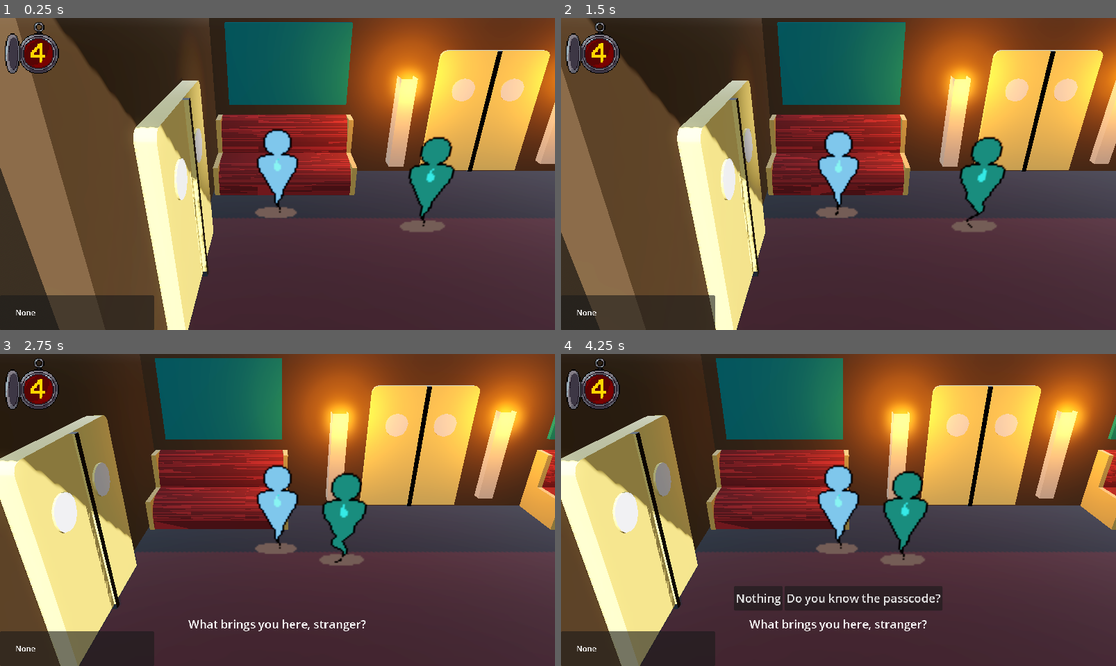
Above: before the commit, frames 1-4 (two rows, left to right).
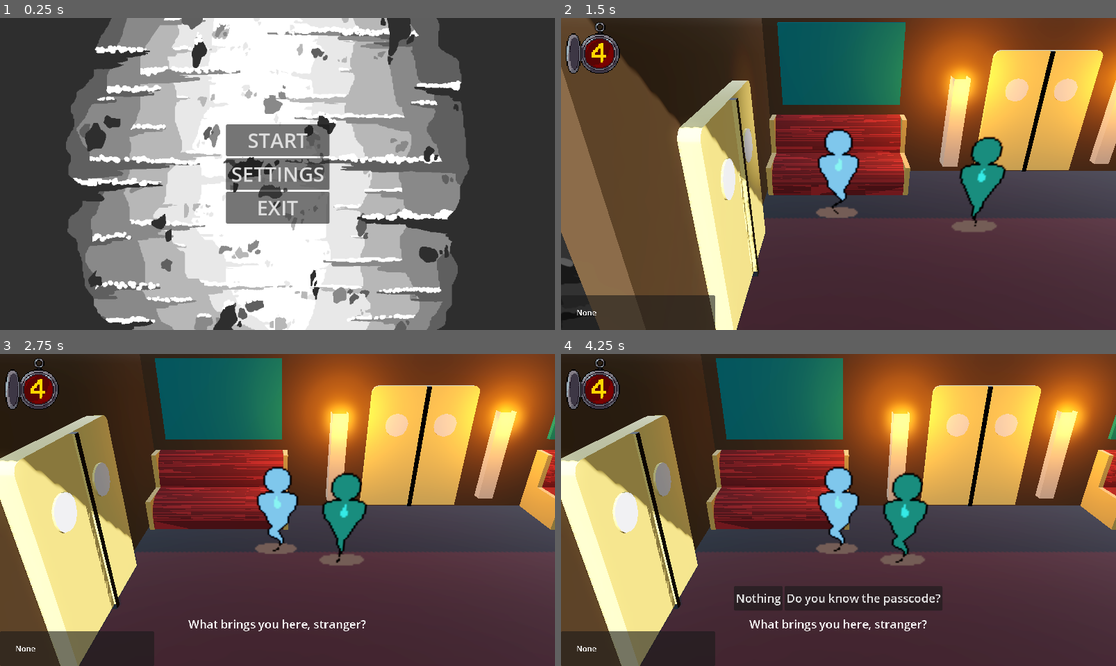
Above: after the commit, the same moments.

Repository: ketzzz-dev/dev-con-project
Game: Godot game, scene res://scenes/ui/screens/main_menu.tscn
Same seed, same stepped clock (60 frames per second), same inputs: the game is played once before the commit and once after it. Before the commit the project starts from res://scenes/world/levels/level_01.tscn.
Inputs (mouse positions are in pixels of both pictures, inside the frame that each line leads up to):
- Up to frame 1 (0.25 s): no input
- Up to frame 2 (1.5 s): click (838, 139) at 0.5 s, where only the run after the commit has a clickable "START"; tap Enter (ui_accept) at 1.25 s; hold D (move_right) from 1.28 s (still down); hold F (interact) from 1.28 s (still down)
- Up to frame 3 (2.75 s): tap Enter (ui_accept) at 1.52, 2.27 s; release D (move_right) at 2.03 s; release F (interact) at 2.03 s; hold S (move_down) from 2.03 s (still down); tap F (interact) at 2.1 s
- Up to frame 4 (4.25 s): release S (move_down) at 2.78 s; hold D (move_right) 2.78-3.53 s; hold F (interact) 2.78-3.53 s; hold W (move_up) from 3.53 s (still down); tap F (interact) at 3.6 s; tap Enter (ui_accept) at 3.77 s

The runs differ from the first frame. In frame 1, 94% of the frame differs, in the area x 0-100%, y 0-100%; in frame 2, 0.7%; in frame 3, 0.5%; in frame 4, 0.8%.

Commit message:
sdf

Diff:
--- a/project.godot
+++ b/project.godot
@@ -11,7 +11,7 @@
 [application]
 
 config/name="dev-con-project"
-run/main_scene="uid://c72xefodcp18n"
+run/main_scene="uid://cnyua5su0laqs"
 config/features=PackedStringArray("4.4", "Forward Plus")
 boot_splash/show_image=false
 config/icon="res://icon.svg"
--- a/scenes/ui/screens/main_menu.tscn
+++ b/scenes/ui/screens/main_menu.tscn
@@ -1,9 +1,15 @@
-[gd_scene load_steps=5 format=3 uid="uid://cnyua5su0laqs"]
+[gd_scene load_steps=11 format=3 uid="uid://cnyua5su0laqs"]
 
 [ext_resource type="Script" uid="uid://cayb4i5i450b0" path="res://scripts/ui/main_menu.gd" id="1_l6cm7"]
 [ext_resource type="AudioStream" uid="uid://f86q66styjfp" path="res://assets/audio/sfx/button.wav" id="2_ekxnf"]
-[ext_resource type="AudioStream" uid="uid://crmf1crv8hwuu" path="res://assets/audio/music/corridor_of_sorrow.mp3" id="3_bqqt6"]
+[ext_resource type="AudioStream" uid="uid://badff3jdyot8e" path="res://assets/audio/music/LOopO.mp3" id="3_xfokr"]
 [ext_resource type="Script" uid="uid://djctostway555" path="res://scripts/ui/volume_slider.gd" id="4_wu84c"]
+[ext_resource type="Texture2D" uid="uid://dr1l0ipcxg1r7" path="res://assets/sprites/BG1.png" id="5_tc0aq"]
+[ext_resource type="Texture2D" uid="uid://txutubn7gro1" path="res://assets/sprites/BG2.png" id="6_xfokr"]
+[ext_resource type="Texture2D" uid="uid://dl52iavum8h3c" path="res://assets/sprites/BG3.png" id="7_rug1w"]
+[ext_resource type="Texture2D" uid="uid://rk0qluiqqhj8" path="res://assets/sprites/BG4.png" id="8_o5dwp"]
+[ext_resource type="Texture2D" uid="uid://1nfksrym47wv" path="res://assets/sprites/BG5.png" id="9_cjlfn"]
+[ext_resource type="Texture2D" uid="uid://ctq0ajpioyfbj" path="res://assets/sprites/BG6.png" id="10_nw5df"]
 
 [node name="MainMenu" type="Control"]
 layout_mode = 3
@@ -13,7 +19,7 @@
 grow_horizontal = 2
 grow_vertical = 2
 script = ExtResource("1_l6cm7")
-sceneName = "test2"
+sceneName = "level_01"
 
 [node name="VBoxContainer" type="VBoxContainer" parent="."]
 layout_mode = 1
@@ -52,8 +58,10 @@
 bus = &"sfx"
 
 [node name="BGM" type="AudioStreamPlayer2D" parent="Audio"]
-stream = ExtResource("3_bqqt6")
+stream = ExtResource("3_xfokr")
+autoplay = true
 bus = &"bgm"
+parameters/looping = true
 
 [node name="AudioPanel" type="Panel" parent="."]
 visible = false
@@ -128,6 +136,44 @@
 theme_override_font_sizes/font_size = 42
 text = "LEAVE"
 
+[node name="Node2D" type="Node2D" parent="."]
+
+[node name="Sprite2D" type="Sprite2D" parent="Node2D"]
+z_index = -7
+position = Vector2(576, 324)
+scale = Vector2(0.6, 0.6)
+texture = ExtResource("5_tc0aq")
+
+[node name="Sprite2D2" type="Sprite2D" parent="Node2D"]
+z_index = -6
+position = Vector2(576, 324)
+scale = Vector2(0.6, 0.6)
+texture = ExtResource("6_xfokr")
+
+[node name="Sprite2D3" type="Sprite2D" parent="Node2D"]
+z_index = -5
+position = Vector2(576, 324)
+scale = Vector2(0.6, 0.6)
+texture = ExtResource("7_rug1w")
+
+[node name="Sprite2D4" type="Sprite2D" parent="Node2D"]
+z_index = -4
+position = Vector2(576, 324)
+scale = Vector2(0.6, 0.6)
+texture = ExtResource("8_o5dwp")
+
+[node name="Sprite2D5" type="Sprite2D" parent="Node2D"]
+z_index = -3
+position = Vector2(576, 324)
+scale = Vector2(0.6, 0.6)
+texture = ExtResource("9_cjlfn")
+
+[node name="Sprite2D6" type="Sprite2D" parent="Node2D"]
+z_index = -2
+position = Vector2(576, 324)
+scale = Vector2(0.6, 0.6)
+texture = ExtResource("10_nw5df")
+
 [connection signal="pressed" from="VBoxContainer/Start" to="." method="_on_start_pressed"]
 [connection signal="pressed" from="VBoxContainer/Settings" to="." method="_on_settings_pressed"]
 [connection signal="pressed" from="VBoxContainer/Exit" to="." method="_on_exit_pressed"]
--- a/scenes/world/entities/player.tscn
+++ b/scenes/world/entities/player.tscn
@@ -1,8 +1,14 @@
-[gd_scene load_steps=11 format=3 uid="uid://cwirmhm0gp358"]
+[gd_scene load_steps=17 format=3 uid="uid://cwirmhm0gp358"]
 
 [ext_resource type="Texture2D" uid="uid://w05wmklbrabd" path="res://assets/sprites/Player.png" id="1_30u66"]
+[ext_resource type="Texture2D" uid="uid://dr1l0ipcxg1r7" path="res://assets/sprites/BG1.png" id="4_d21hd"]
 [ext_resource type="Script" uid="uid://kks6g61gxan0" path="res://scripts/entities/player/player_movement.gd" id="4_fjrip"]
+[ext_resource type="Texture2D" uid="uid://txutubn7gro1" path="res://assets/sprites/BG2.png" id="5_sovnb"]
+[ext_resource type="Texture2D" uid="uid://dl52iavum8h3c" path="res://assets/sprites/BG3.png" id="6_aijal"]
 [ext_resource type="Script" uid="uid://dvtnsxc36jod8" path="res://scripts/entities/player/player_interactor.gd" id="6_ur7pv"]
+[ext_resource type="Texture2D" uid="uid://rk0qluiqqhj8" path="res://assets/sprites/BG4.png" id="7_vlshd"]
+[ext_resource type="Texture2D" uid="uid://1nfksrym47wv" path="res://assets/sprites/BG5.png" id="8_ghcoa"]
+[ext_resource type="Texture2D" uid="uid://ctq0ajpioyfbj" path="res://assets/sprites/BG6.png" id="9_4enbs"]
 
 [sub_resource type="CylinderShape3D" id="CylinderShape3D_bl13t"]
 height = 1.0
@@ -89,4 +95,37 @@
 sprite_frames = SubResource("SpriteFrames_sovnb")
 autoplay = "default"
 
+[node name="Node3D" type="Node3D" parent="."]
+transform = Transform3D(25, 0, 0, 0, 25, 0, 0, 0, 25, 0, -135.777, -101.111)
+
+[node name="Sprite3D" type="Sprite3D" parent="Node3D"]
+transform = Transform3D(1, 0, 0, 0, 1, 0, 0, 0, 1, 0, 0, -1.27776)
+modulate = Color(0.244776, 0.244776, 0.244776, 1)
+texture = ExtResource("9_4enbs")
+
+[node name="Sprite3D2" type="Sprite3D" parent="Node3D"]
+transform = Transform3D(1, 0, 0, 0, 1, 0, 0, 0, 1, 0, 0, -1.80086)
+modulate = Color(0.28485, 0.28485, 0.28485, 1)
+texture = ExtResource("8_ghcoa")
+
+[node name="Sprite3D3" type="Sprite3D" parent="Node3D"]
+transform = Transform3D(1, 0, 0, 0, 1, 0, 0, 0, 1, 0, 0, -2.60135)
+modulate = Color(0.329158, 0.329158, 0.329158, 1)
+texture = ExtResource("7_vlshd")
+
+[node name="Sprite3D4" type="Sprite3D" parent="Node3D"]
+transform = Transform3D(1, 0, 0, 0, 1, 0, 0, 0, 1, 0, 0, -3.08889)
+modulate = Color(0.385493, 0.385492, 0.385492, 1)
+texture = ExtResource("6_aijal")
+
+[node name="Sprite3D5" type="Sprite3D" parent="Node3D"]
+transform = Transform3D(1, 0, 0, 0, 1, 0, 0, 0, 1, 0, 0, -3.71767)
+modulate = Color(0.625597, 0.625597, 0.625597, 1)
+texture = ExtResource("5_sovnb")
+
+[node name="Sprite3D6" type="Sprite3D" parent="Node3D"]
+transform = Transform3D(1, 0, 0, 0, 1, 0, 0, 0, 1, 0, 0, -4.60959)
+modulate = Color(0.699653, 0.699653, 0.699653, 1)
+texture = ExtResource("4_d21hd")
+
 [connection signal="body_entered" from="Area3D" to="PlayerMovement" method="on_body_entered"]
--- a/scenes/world/levels/level_01.tscn
+++ b/scenes/world/levels/level_01.tscn
@@ -19,6 +19,7 @@
 [ext_resource type="PackedScene" uid="uid://45y6eobvy4db" path="res://scenes/world/prefabs/lever.tscn" id="17_mmd5u"]
 [ext_resource type="PackedScene" uid="uid://b3jvgi7l17q4n" path="res://assets/models/car1.glb" id="18_8j2nj"]
 [ext_resource type="PackedScene" uid="uid://41dj0jq3uswo" path="res://assets/models/CAR2glb.glb" id="19_mmd5u"]
+[ext_resource type="AudioStream" uid="uid://badff3jdyot8e" path="res://assets/audio/music/LOopO.mp3" id="20_4rcyc"]
 
 [sub_resource type="ProceduralSkyMaterial" id="ProceduralSkyMaterial_8y18y"]
 sky_horizon_color = Color(0.662243, 0.671743, 0.686743, 1)
@@ -324,6 +325,9 @@
 [node name="NewPos" type="Node3D" parent="Room02"]
 transform = Transform3D(1, 0, 0, 0, 1, 0, 0, 0, 1, -3.498, 0.826, 0)
 
+[node name="NewPos2" type="Node3D" parent="Room02"]
+transform = Transform3D(1, 0, 0, 0, 1, 0, 0, 0, 1, 14.6147, 0.826, 0)
+
 [node name="Crate" parent="Room02" instance=ExtResource("15_oy7ii")]
 transform = Transform3D(2, 0, 0, 0, 2, 0, 0, 0, 2, 5.7013, 0.634746, -0.783483)
 
@@ -336,10 +340,17 @@
 [node name="StaticBody3D" parent="Room02" instance=ExtResource("16_8j2nj")]
 transform = Transform3D(2, 0, 0, 0, 2, 0, 0, 0, 2, -3.1047, 0.5, -1.12708)
 
-[node name="Lever" parent="." instance=ExtResource("17_mmd5u")]
-transform = Transform3D(0.999735, 0, -0.0230189, 0, 1, 0, 0.0230189, 0, 0.999735, 44.204, 0.632384, -0.385895)
+[node name="Door2" parent="Room02" node_paths=PackedStringArray("new_pos_node") instance=ExtResource("12_mq7w0")]
+transform = Transform3D(1, 0, 0, 0, 1, 0, 0, 0, 1, 6.7826, 0.483023, -0.587548)
+new_pos_node = NodePath("../NewPos2")
 
 [node name="Room03" type="Node3D" parent="."]
+
+[node name="OmniLight3D" type="OmniLight3D" parent="Room03"]
+transform = Transform3D(-4.37114e-08, 0, -1, 0, 1, 0, 1, 0, -4.37114e-08, 44.2629, 1.16297, -0.345208)
+light_color = Color(1, 0.592157, 0, 1)
+light_energy = 2.0
+light_size = 1.665
 
 [node name="CAR2glb" parent="Room03" instance=ExtResource("19_mmd5u")]
 transform = Transform3D(-2.18557e-08, 0, -0.5, 0, 0.5, 0, 0.5, 0, -2.18557e-08, 35.049, -0.3, 0.904)
@@ -372,4 +383,21 @@
 transform = Transform3D(-5.1798e-08, 0, 0.66, 0, 1, 0, -1.185, 0, -2.88495e-08, -3.882, 0.462, -9.25291)
 shape = SubResource("WorldBoundaryShape3D_ynxc0")
 
+[node name="Lever" parent="Room03" instance=ExtResource("17_mmd5u")]
+transform = Transform3D(0.999735, 0, -0.0230189, 0, 1, 0, 0.0230189, 0, 0.999735, 44.2592, 0.583833, -0.385895)
+
+[node name="OmniLight3D2" type="OmniLight3D" parent="Room03"]
+transform = Transform3D(-4.37114e-08, 0, -1, 0, 1, 0, 1, 0, -4.37114e-08, 34.4197, 1.16297, 0.0953565)
+light_color = Color(1, 0.592157, 0, 1)
+light_energy = 2.0
+light_size = 1.665
+
 [node name="UI" parent="." instance=ExtResource("5_q6olp")]
+
+[node name="Audio" type="Node2D" parent="."]
+
+[node name="BGM" type="AudioStreamPlayer2D" parent="Audio"]
+stream = ExtResource("20_4rcyc")
+autoplay = true
+bus = &"bgm"
+parameters/looping = true
--- a/scenes/world/prefabs/keypad.tscn
+++ b/scenes/world/prefabs/keypad.tscn
@@ -28,4 +28,6 @@
 script = ExtResource("1_o2pmc")
 metadata/_custom_type_script = "uid://d2cw4dtbia3w2"
 
-[node name="KeypadUI" parent="." instance=ExtResource("2_vxa2g")]
+[node name="CanvasLayer" type="CanvasLayer" parent="."]
+
+[node name="KeypadUI" parent="CanvasLayer" instance=ExtResource("2_vxa2g")]
Binary file added: assets/sprites/BG1.png
Not shown, added: assets/sprites/BG1.png.import
Binary file added: assets/sprites/BG2.png
Not shown, added: assets/sprites/BG2.png.import
Binary file added: assets/sprites/BG3.png
Not shown, added: assets/sprites/BG3.png.import
Binary file added: assets/sprites/BG4.png
Not shown, added: assets/sprites/BG4.png.import
Binary file added: assets/sprites/BG5.png
Not shown, added: assets/sprites/BG5.png.import
Binary file added: assets/sprites/BG6.png
Not shown, added: assets/sprites/BG6.png.import
(and 1 more such lines)
